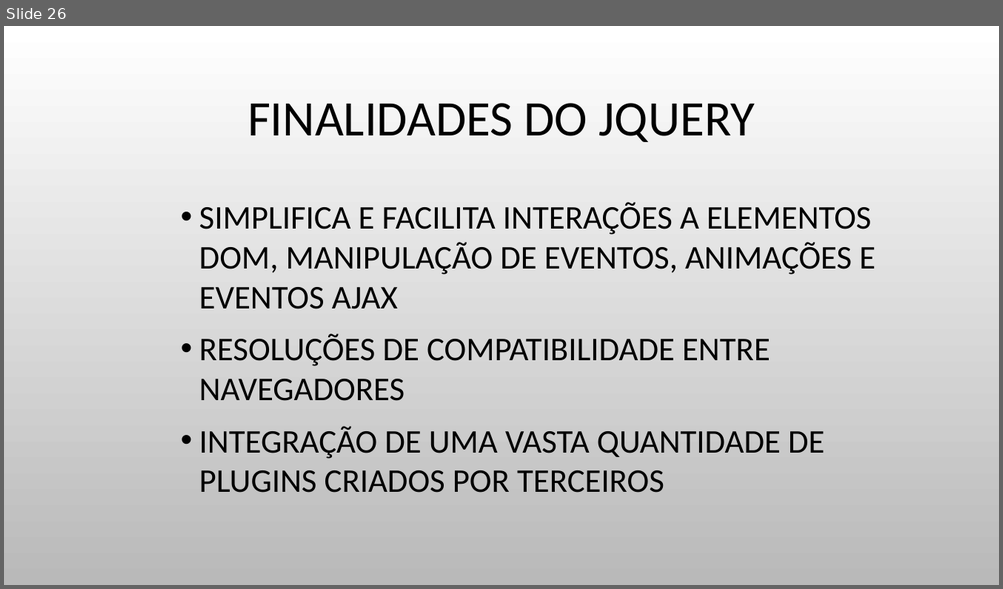
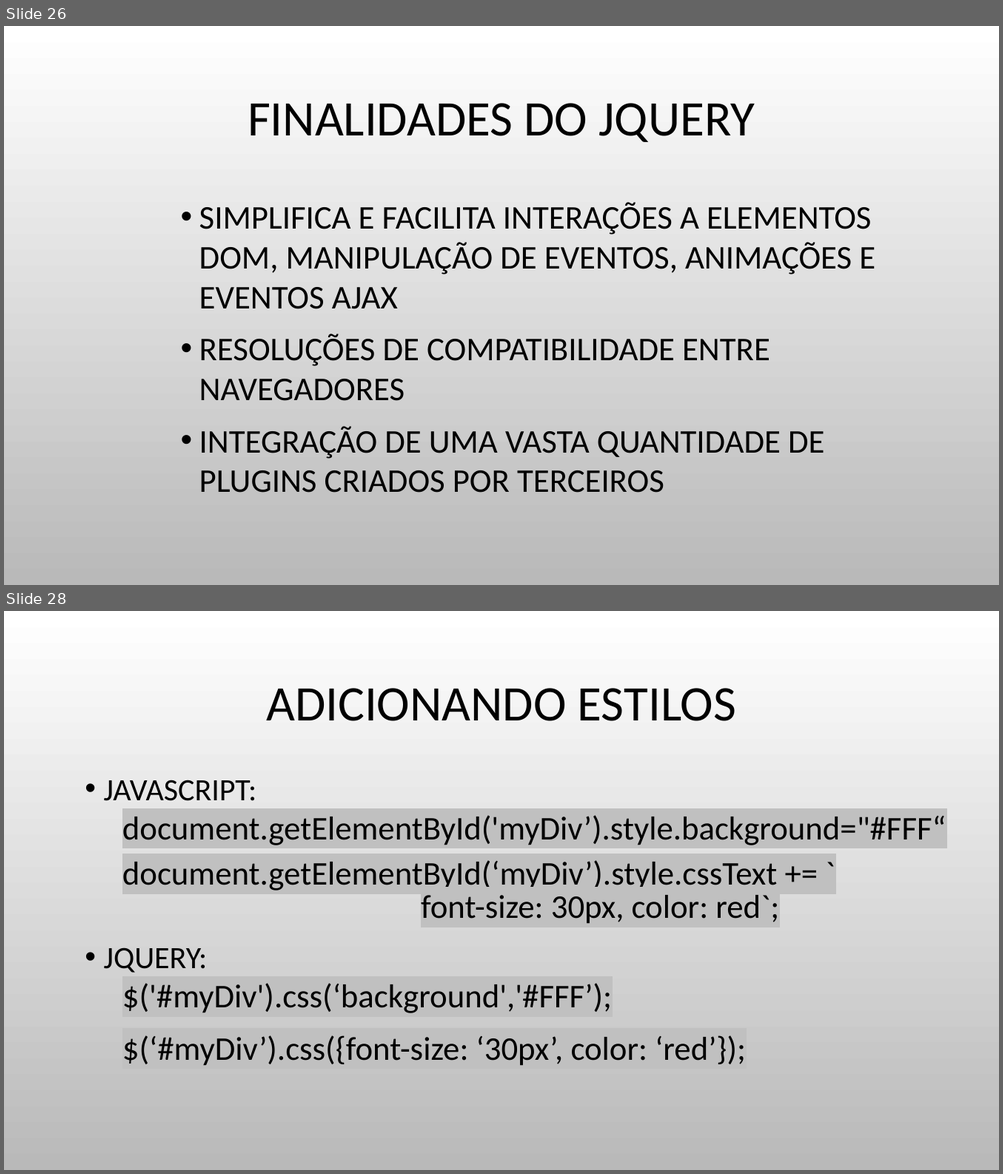
Before and after one commit to JulioCR-Oliveira/Trabalho-Topicos-Especiais, a slide deck: Arquivos/INTRODUÇÃO A FRONT-END.pptx. Shown one above the other, each under a label of ours: slide 26 before the commit, slides 26 and 28 after it; the slides between them are not shown. The pictures are 1003x589 and 1003x1174 pixels, drawn with LibreOffice and Linux fonts; fonts in the diff are those of the drawing; background and template pictures are left out. Boxes give left, top, right and bottom in pixels: in the first picture for what was removed or moved away, otherwise in the second. Text is boxed around its words. In the diff, an @@ line names an element or a change of style, - is before the commit and + after.

```diff
--- a/Arquivos/INTRODUÇÃO A FRONT-END.pptx
+++ b/Arquivos/INTRODUÇÃO A FRONT-END.pptx
@@ slide 28 added at (4,611,999,1170), background picture (left out) @@
@@ title added at (266,688,736,721), 48 pt, text #000000 @@
+ADICIONANDO ESTILOS
@@ text added at (104,780,946,1066), 32 pt, text #000000 @@
+  • JAVASCRIPT:
+document.getElementById('myDiv’).style.background="#FFF“
+document.getElementById(‘myDiv’).style.cssText += `
+font-size: 30px, color: red`;
+  • JQUERY:
+$('#myDiv').css(‘background','#FFF’);
+$(‘#myDiv’).css({font-size: ‘30px’, color: ‘red’});
```
Also in this commit, not shown: 11 other slides added, 5 other files.
